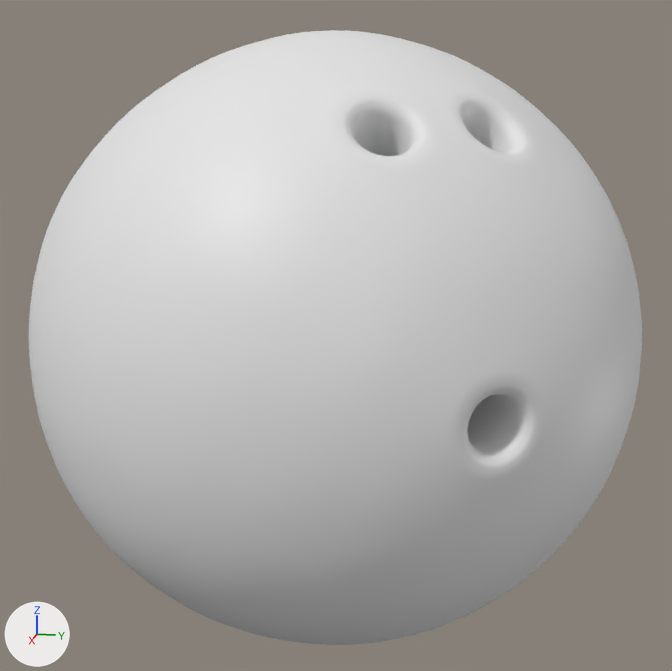
One commit to the Blender file Bowling/BowlingBall.blend: the scene before it, then after it.
Both versions are drawn from a camera (50 mm lens) standing at (0.328, 0.069, 0.084) and looking at (0.0, 0.0, 0.001). The axes (+X, +Y, +Z) are drawn at lower left. The lights are the same throughout.

The scene before the commit, as lines of its bpy script (objects in view):
```python
me_icosphere_001 = bpy.data.meshes.new('Icosphere.001')
me_icosphere_001.from_pydata(...)  # 213 vertices, 359 faces; spans x -1.0..1.0, y -1.0..1.0, z -1.0..1.0
me_icosphere_001.polygons.foreach_set('use_smooth', [True] * 359)
ob_bowlingball = bpy.data.objects.new('BowlingBall', me_icosphere_001)
ob_bowlingball.location = (0.0, 0.0, 0.0)
ob_bowlingball.scale = (0.11, 0.11, 0.11)
_m = ob_bowlingball.modifiers.new('Subdivision', 'SUBSURF')
_m.levels = 2
_m.render_levels = 3
```
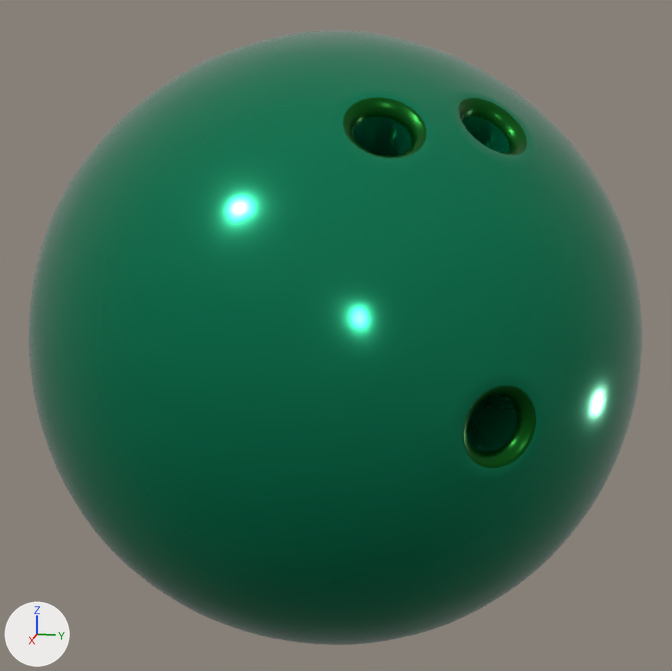
Commit message: Added material to bowling ball

Diff of the bpy script that builds the scene:
```diff
--- a/Bowling/BowlingBall.blend.py
+++ b/Bowling/BowlingBall.blend.py
@@ mat_rimgreen @@
+mat_rimgreen = principled_material('RimGreen')
+mat_rimgreen.base_color = (0.0, 0.105, 0.00685)  # dark green #005b14
+mat_rimgreen.metallic = 0.784
+mat_rimgreen.roughness = 0.314
@@ mat_ballgreen @@
+mat_ballgreen = principled_material('BallGreen')
+mat_ballgreen.base_color = (0.000607, 0.25, 0.114)  # green #02895f
+mat_ballgreen.metallic = 0.676
+mat_ballgreen.roughness = 0.147
@@ me_icosphere_001 @@
 me_icosphere_001.from_pydata(...)  # 213 vertices, 359 faces; spans x -1.0..1.0, y -1.0..1.0, z -1.0..1.0
 # used by ob_bowlingball; location = (0.0, 0.0, 0.0); scale = (0.11, 0.11, 0.11)
+# me_icosphere_001 part 1: 341 of the faces centred in x -0.97..0.97, y -0.97..0.97, z -0.98..0.98 switch from no material to mat_ballgreen (green #02895f)
+# me_icosphere_001 part 2: 12 of the faces centred in x 0.35..0.69, y 0.17..0.59, z 0.64..0.76 switch from no material to mat_rimgreen (dark green #005b14)
+# me_icosphere_001 part 3: 6 of the faces centred in x 0.74..0.83, y 0.5..0.63, z -0.09..0.09 switch from no material to mat_rimgreen (dark green #005b14)
```

Boxes (x1, y1, x2, y2) around the edits, measured in the pictures (672 x 671 px):
part 1 of me_icosphere_001, recoloured (white to green)
    both: (29, 30, 642, 645)
part 2 of me_icosphere_001, recoloured (white to green)
    both: (343, 97, 527, 158)
part 3 of me_icosphere_001, recoloured (grey to green)
    both: (463, 386, 536, 468)
